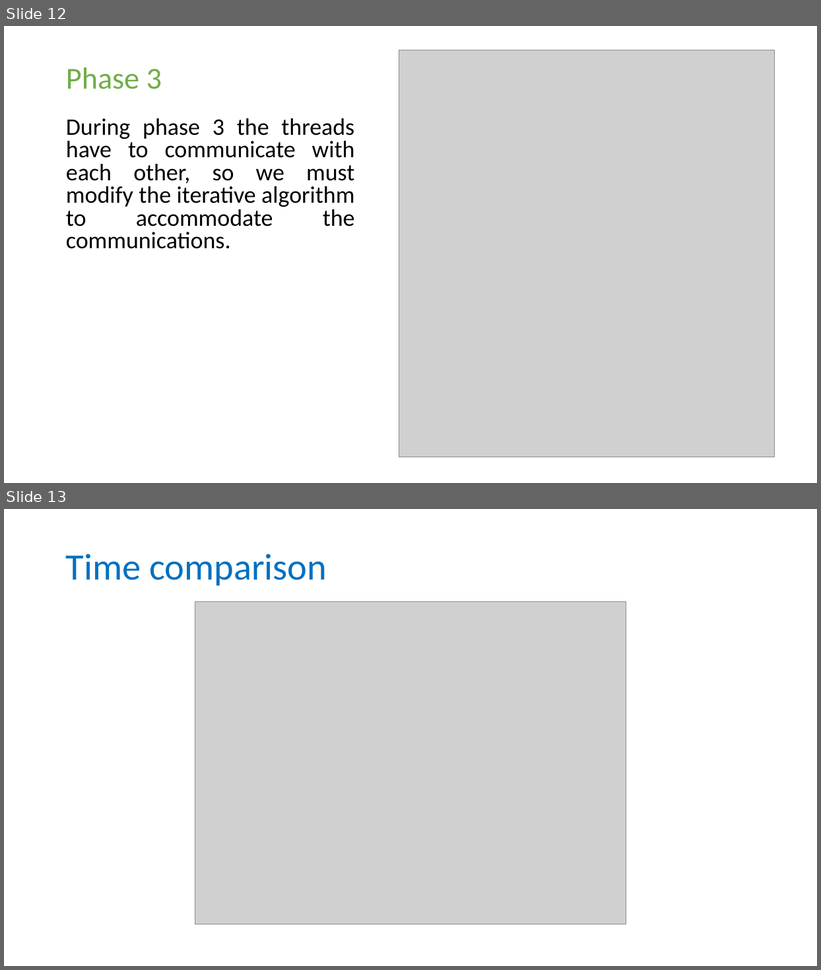
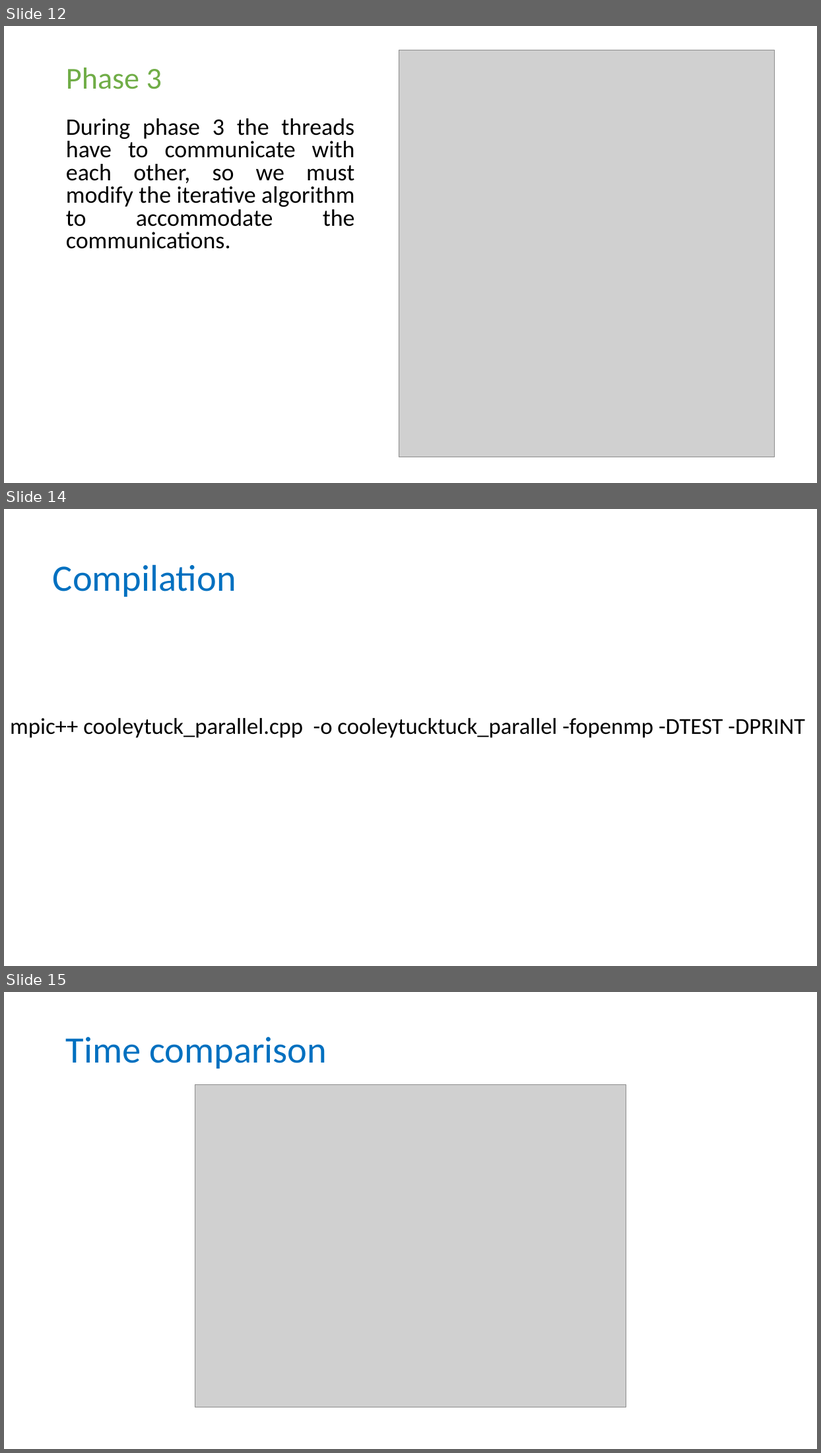
Before and after one commit to ppasquini/FFT, a slide deck: Fast Fourier Transform.pptx. Shown one above the other, each under a label of ours: slides 12 and 13 before the commit, slides 12, 14 and 15 after it; the slides between them are not shown. The pictures are 821x970 and 821x1453 pixels, drawn with LibreOffice and Linux fonts; fonts in the diff are those of the drawing; grey boxes stand for pictures. Boxes give left, top, right and bottom in pixels: in the first picture for what was removed or moved away, otherwise in the second. Text is boxed around its words. In the diff, an @@ line names an element or a change of style, - is before the commit and + after.

```diff
--- a/Fast Fourier Transform.pptx
+++ b/Fast Fourier Transform.pptx
@@ slide 14 added at (4,509,817,966), background #FFFFFF @@
@@ title added at (53,564,236,597), 44 pt, text #0070C0 @@
+Compilation
@@ text added at (10,718,805,738), 27 pt, text #000000 @@
+mpic++ cooleytuck_parallel.cpp -o cooleytucktuck_parallel -fopenmp -DTEST -DPRINT
@@ what was slide 13 is now slide 15 @@
```
Also in this commit, not shown: 1 other slide added, 3 other files.
